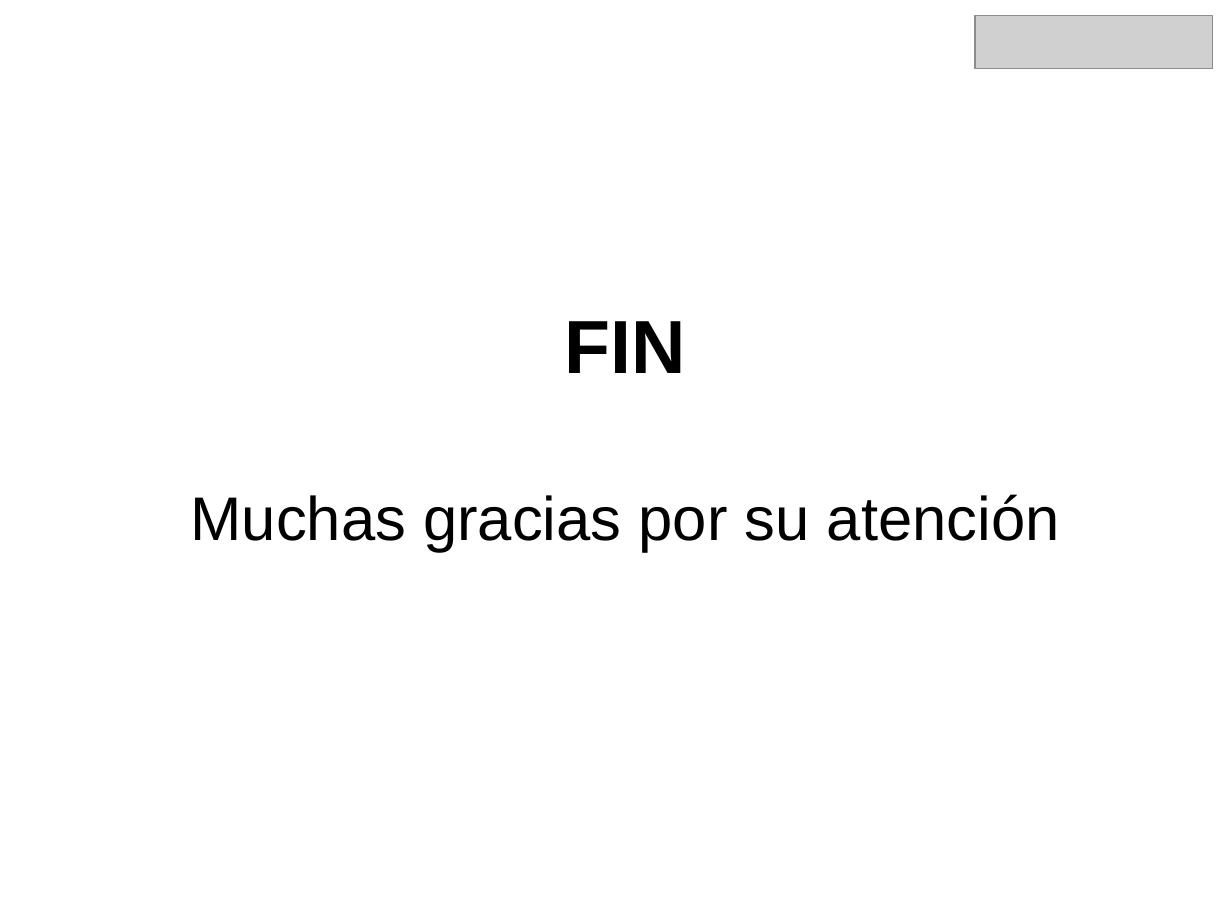
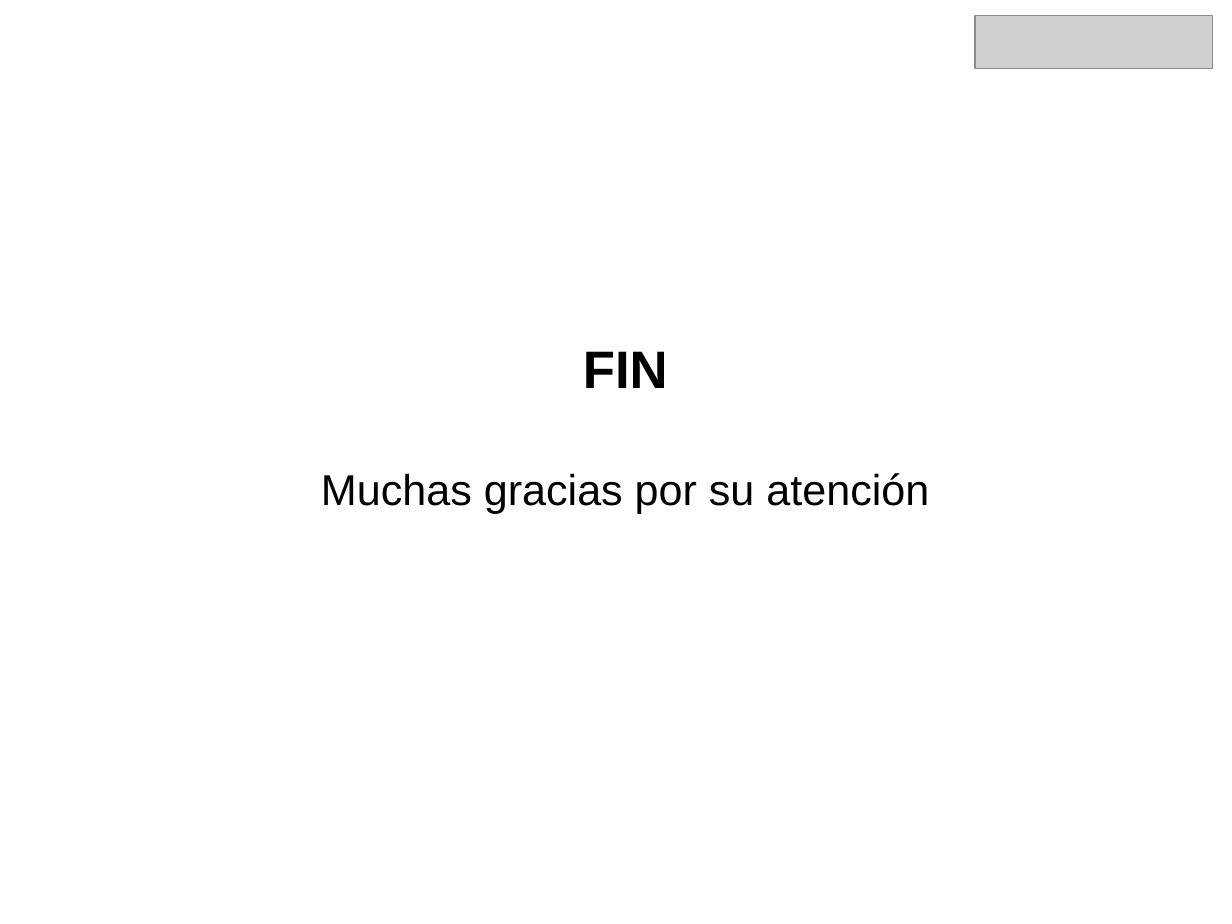
Before and after one commit to joelcruzlipe/Xpotron-UNSA, a slide deck: slide 186 of Antenas_INTA.ppt. Drawn at 1232x924 pixels with LibreOffice and Linux fonts; fonts in the diff are those of the drawing; grey boxes stand for pictures; background and template pictures are left out. Boxes give left, top, right and bottom in pixels: in the first picture for what was removed or moved away, otherwise in the second. Text is boxed around its words. In the diff, an @@ line names an element or a change of style, - is before the commit and + after.

```diff
--- a/Antenas_INTA.ppt
+++ b/Antenas_INTA.ppt
@@ text "FIN Muchas gracias por su ..." at (321,351,929,514): size 44 to 30.8 pt in "FIN"; size 36 to 25.2 pt in "Muchas gracias por su atención" @@
```
Also in this commit, not shown: 3 other slides changed.
